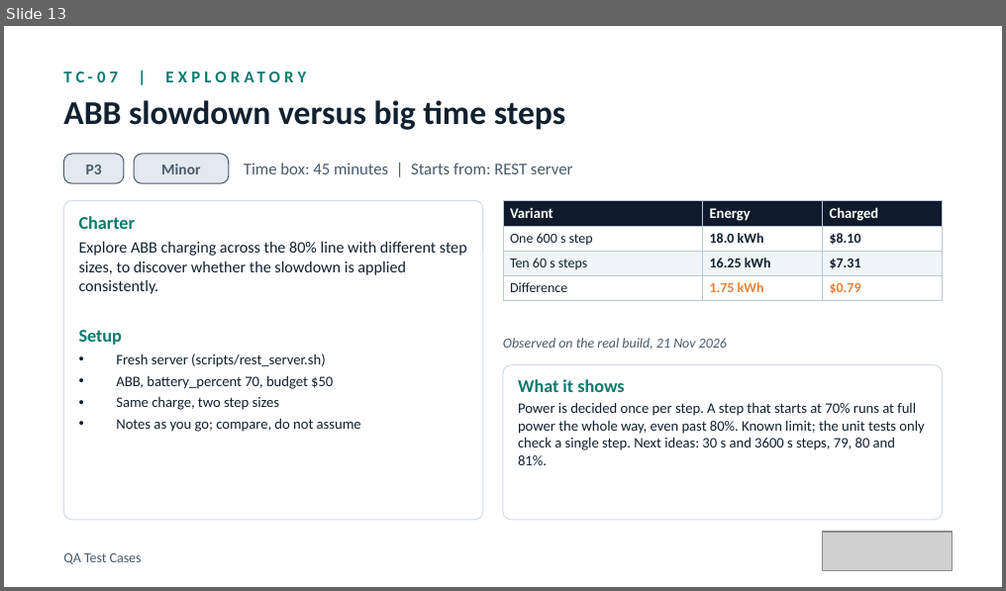
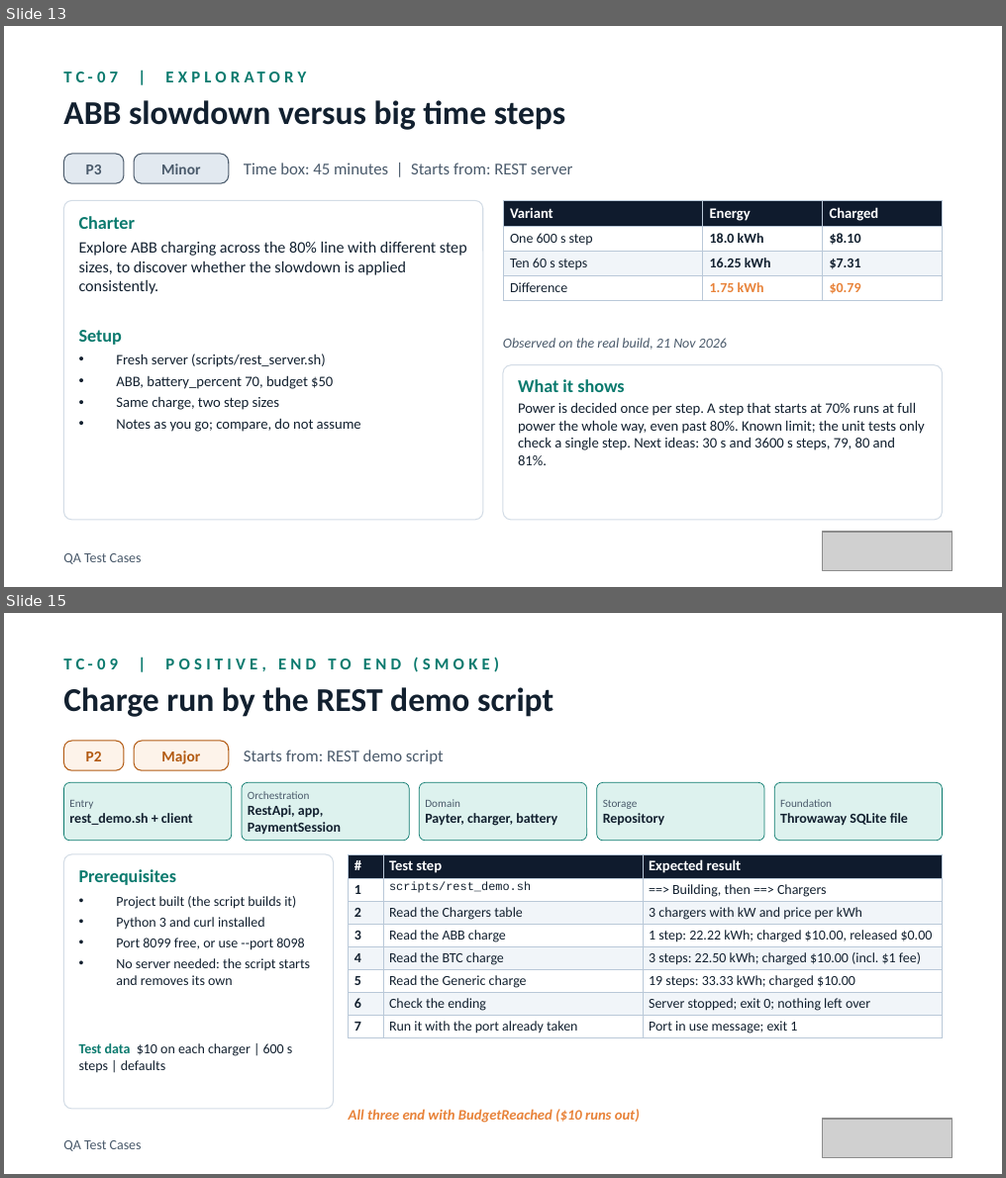
Before and after one commit to elitesoftwareqa/ev-charger, a slide deck: docs/presentation/EV-Charger-QA-Test-Cases.pptx. Shown one above the other, each under a label of ours: slide 13 before the commit, slides 13 and 15 after it; the slides between them are not shown. The pictures are 1006x591 and 1006x1178 pixels, drawn with LibreOffice and Linux fonts; fonts in the diff are those of the drawing; grey boxes stand for pictures. Boxes give left, top, right and bottom in pixels: in the first picture for what was removed or moved away, otherwise in the second. Text is boxed around its words. In the diff, an @@ line names an element or a change of style, - is before the commit and + after.

Commit message:
Add web page and REST demo test cases (TC-08, TC-09) and demo options to the QA guide and presentation

```diff
--- a/docs/presentation/EV-Charger-QA-Test-Cases.pptx
+++ b/docs/presentation/EV-Charger-QA-Test-Cases.pptx
@@ slide 15 added at box(4, 613, 1002, 1174), background #FFFFFF @@
@@ text added at box(63, 657, 499, 672), 12 pt, text #0B7A6E, bold @@
+TC-09 | POSITIVE, END TO END (SMOKE)
@@ text added at box(63, 687, 553, 717), 24 pt, text #12202F, bold @@
+Charge run by the REST demo script
@@ rounded rectangle added at box(63, 741, 124, 770), fill #FDF3EA, outline #B25A12 0.75 pt @@
@@ text added at box(86, 752, 102, 761), 11 pt, text #B25A12, bold @@
+P2
@@ rounded rectangle added at box(134, 741, 229, 770), fill #FDF3EA, outline #B25A12 0.75 pt @@
@@ text added at box(161, 751, 200, 764), 11 pt, text #B25A12, bold @@
+Major
@@ text added at box(244, 750, 444, 764), 12 pt, text #4A5A6B @@
+Starts from: REST demo script
@@ rounded rectangle added at box(63, 782, 232, 841), fill #DDF2EE, outline #0B7A6E 0.5 pt @@
@@ rounded rectangle added at box(242, 782, 409, 841), fill #DDF2EE, outline #0B7A6E 0.5 pt @@
@@ rounded rectangle added at box(419, 782, 587, 841), fill #DDF2EE, outline #0B7A6E 0.5 pt @@
@@ rounded rectangle added at box(597, 782, 764, 841), fill #DDF2EE, outline #0B7A6E 0.5 pt @@
@@ rounded rectangle added at box(774, 782, 943, 841), fill #DDF2EE, outline #0B7A6E 0.5 pt @@
@@ text added at box(69, 800, 193, 825), 10 pt, text #12202F, bold @@
+Entry
+rest_demo.sh + client
@@ text added at box(248, 791, 341, 835), 10 pt, text #12202F, bold @@
+Orchestration
+RestApi, app, PaymentSession
@@ text added at box(425, 799, 557, 826), 10 pt, text #12202F, bold @@
+Domain
+Payter, charger, battery
@@ text added at box(603, 800, 664, 826), 10 pt, text #12202F, bold @@
+Storage
+Repository
@@ text added at box(780, 813, 908, 826), 10 pt, text #12202F, bold @@
+Foundation
+Throwaway SQLite file
@@ rounded rectangle added at box(63, 855, 334, 1109), fill #FFFFFF, outline #D3DCE6 0.75 pt @@
@@ text added at box(79, 869, 177, 885), 13 pt, text #0B7A6E, bold @@
+Prerequisites
@@ table added at box(349, 855, 943, 1038), 8 rows, 3 columns @@
+# | Test step | Expected result
+1 | scripts/rest_demo.sh | ==> Building, then ==> Chargers
+2 | Read the Chargers table | 3 chargers with kW and price per kWh
+3 | Read the ABB charge | 1 step: 22.22 kWh; charged $10.00, released $0.00
+4 | Read the BTC charge | 3 steps: 22.50 kWh; charged $10.00 (incl. $1 fee)
+5 | Read the Generic charge | 19 steps: 33.33 kWh; charged $10.00
+6 | Check the ending | Server stopped; exit 0; nothing left over
+7 | Run it with the port already taken | Port in use message; exit 1
@@ text added at box(116, 896, 310, 985), 10 pt, text #12202F @@
+• Project built (the script builds it)
+• Python 3 and curl installed
+• Port 8099 free, or use --port 8098
+• No server needed: the script starts and removes its own
@@ text added at box(79, 1044, 292, 1073), 10 pt, text #12202F @@
+Test data $10 on each charger | 600 s steps | defaults
@@ text added at box(349, 1109, 640, 1123), 10.5 pt, text #E8833A, bold, italic @@
+All three end with BudgetReached ($10 runs out)
@@ text added at box(63, 1141, 142, 1152), 10 pt, text #4A5A6B @@
+QA Test Cases
@@ picture added at box(823, 1119, 952, 1157) @@
```
Also in this commit, not shown: 12 slides changed, 1 other slide added, 1 other file.
